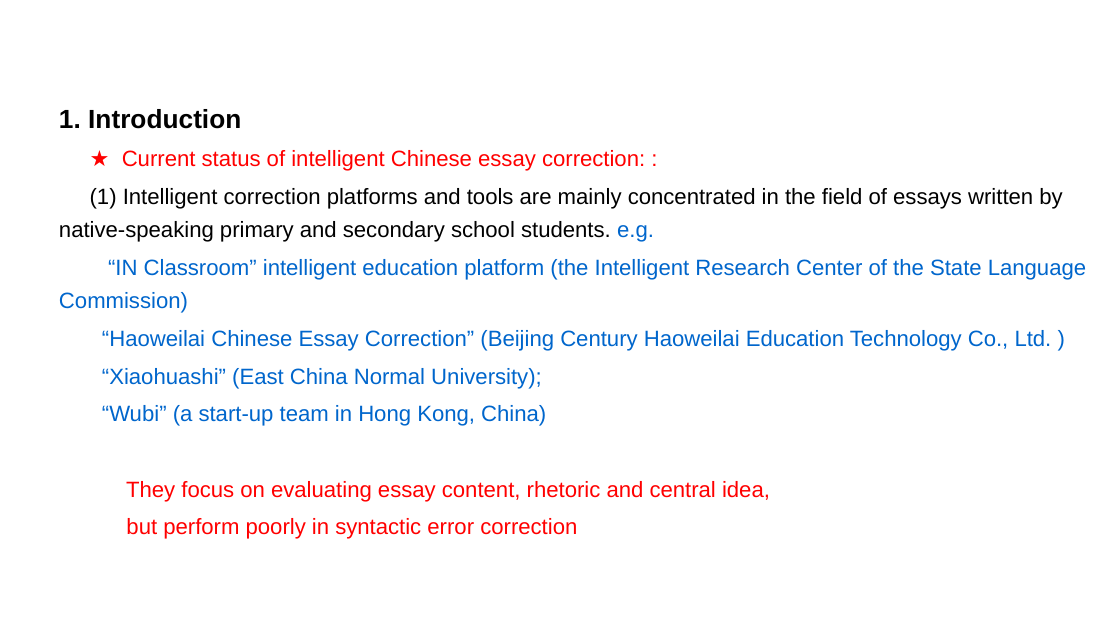
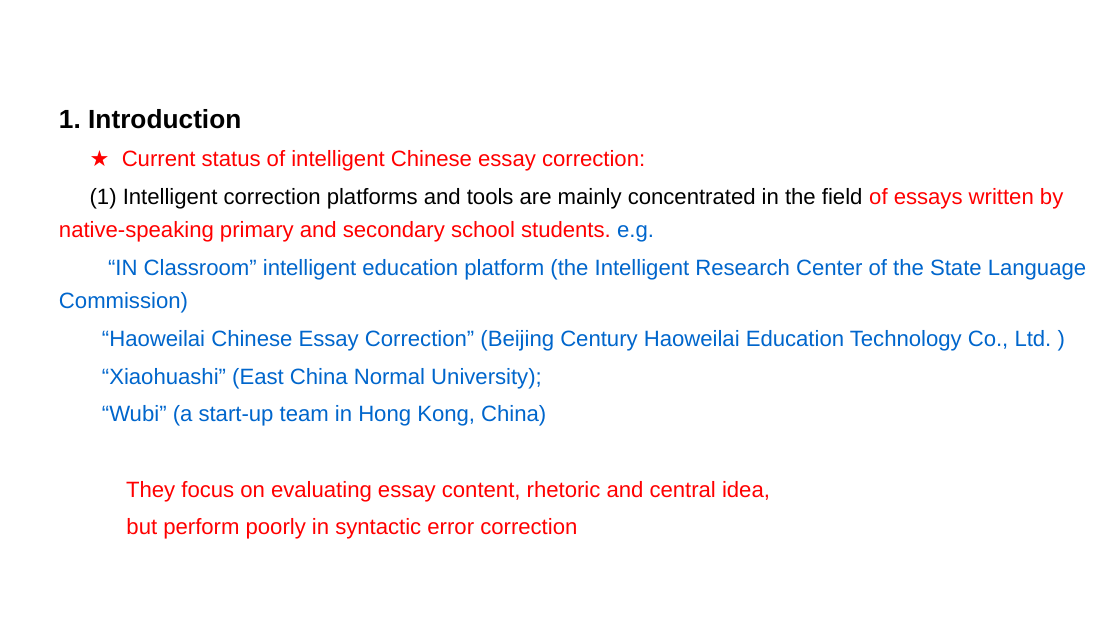
Before and after one commit to xiaoAugenstern/Multi-LLL-2026, a slide deck: slide 2 of assets/presentations/multilll-07-dan-yuan-essay-correction.pptx. Drawn at 1120x630 pixels with LibreOffice and Linux fonts; fonts in the diff are those of the drawing; background and template pictures are left out. Boxes give left, top, right and bottom in pixels: in the first picture for what was removed or moved away, otherwise in the second. Text is boxed around its words. In the diff, an @@ line names an element or a change of style, - is before the commit and + after.

```diff
--- a/assets/presentations/multilll-07-dan-yuan-essay-correction.pptx
+++ b/assets/presentations/multilll-07-dan-yuan-essay-correction.pptx
@@ text at <box>59,188,1063,242</box>: text colour #000000 to #FF0000 in "of essays written by native-speaking primary and ..." @@
```
Also in this commit, not shown: 6 other slides changed, 1 slide added, 2 slides removed, 2 other files.
